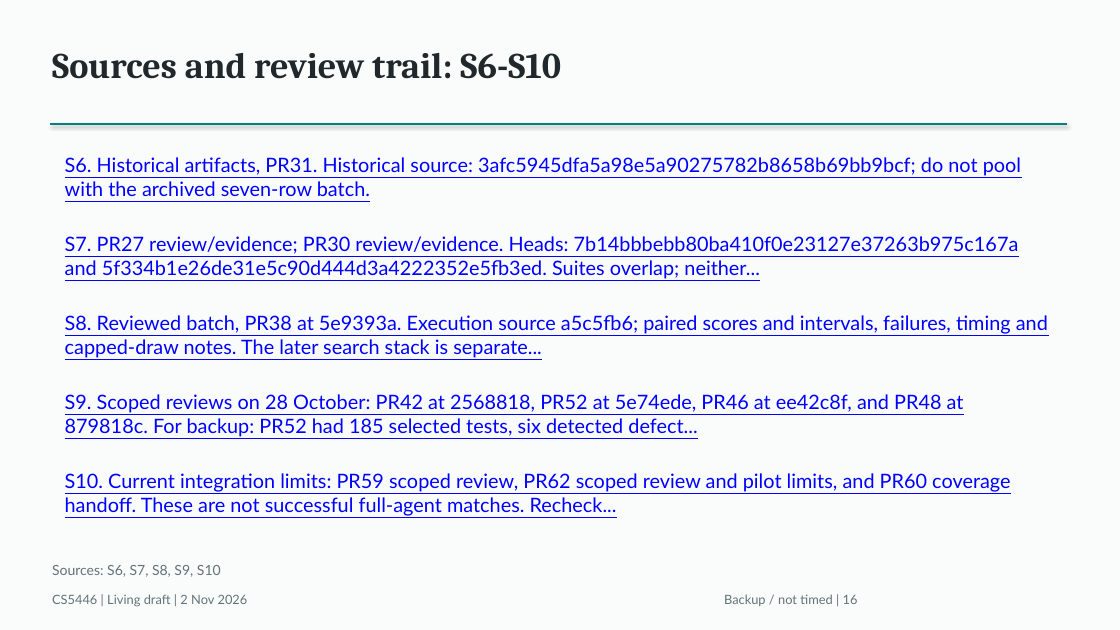
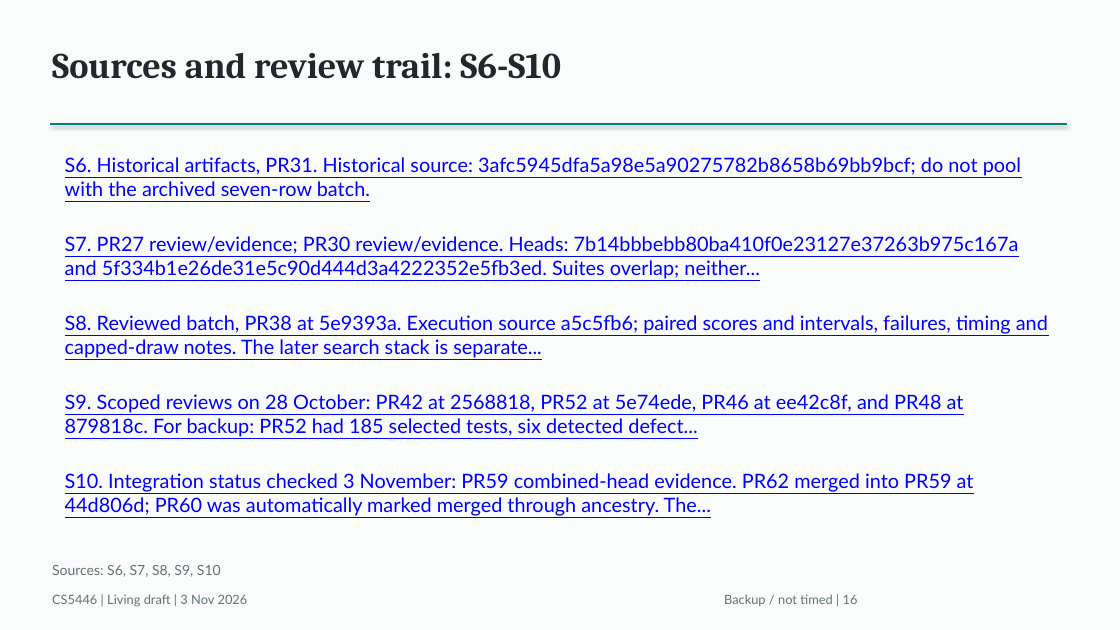
Before and after one commit to Mr-Teal/CS5446_project, a slide deck: slide 16 of docs/drafts/presentation-draft.pptx. Drawn at 1120x630 pixels with LibreOffice and Linux fonts; fonts in the diff are those of the drawing. Boxes give left, top, right and bottom in pixels: in the first picture for what was removed or moved away, otherwise in the second. Text is boxed around its words. In the diff, an @@ line names an element or a change of style, - is before the commit and + after.

```diff
--- a/docs/drafts/presentation-draft.pptx
+++ b/docs/drafts/presentation-draft.pptx
@@ text at (x1=65, y1=473, x2=974, y2=516): text changed @@
-S10. Current integration limits: PR59 scoped review, PR62 scoped review and pilot limits, and PR60 coverage handoff. These are not successful full-agent matches. Recheck...
+S10. Integration status checked 3 November: PR59 combined-head evidence. PR62 merged into PR59 at 44d806d; PR60 was automatically marked merged through ancestry. The...
@@ text at (x1=52, y1=594, x2=248, y2=607): text changed @@
-CS5446 | Living draft | 2 Nov 2026
+CS5446 | Living draft | 3 Nov 2026
```
Also in this commit, not shown: 15 other slides changed, 7 other files.
